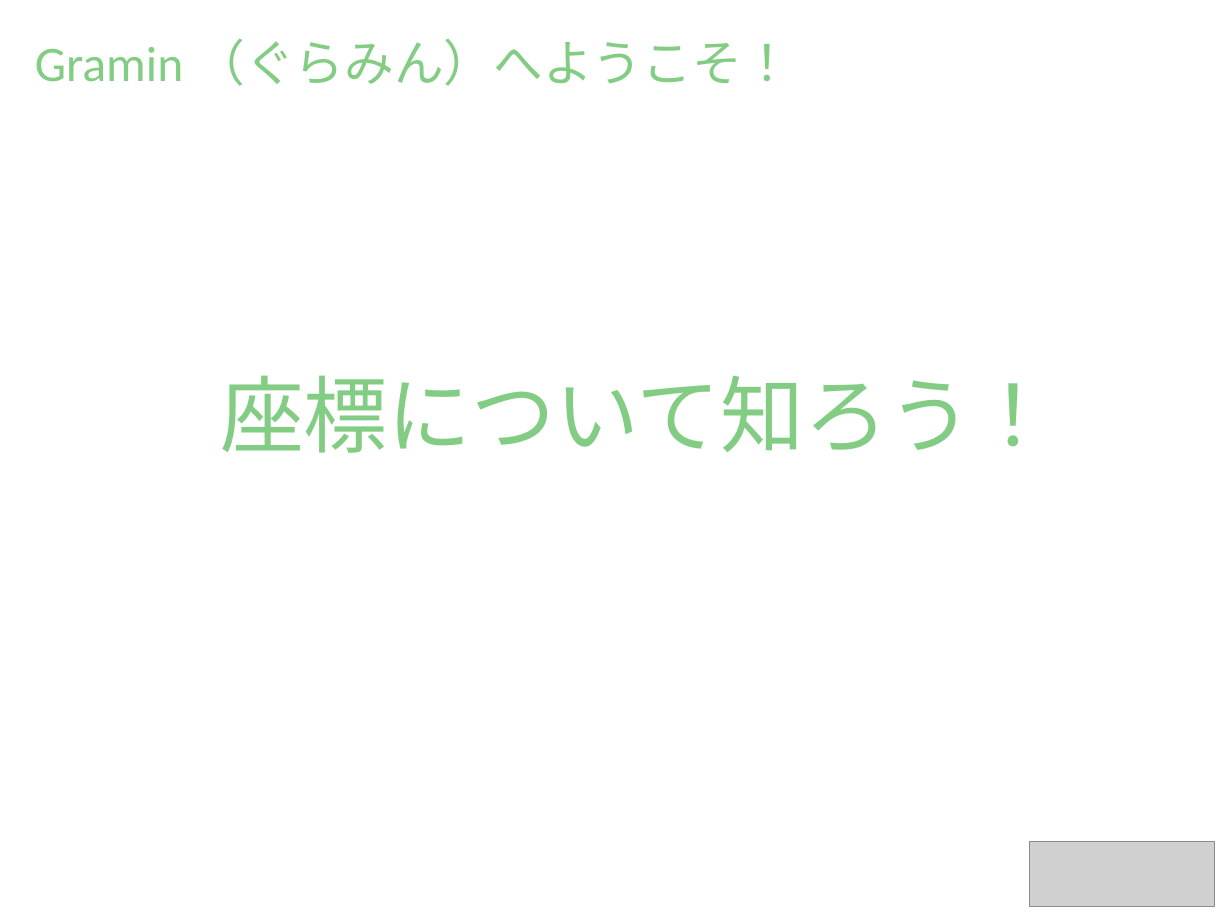
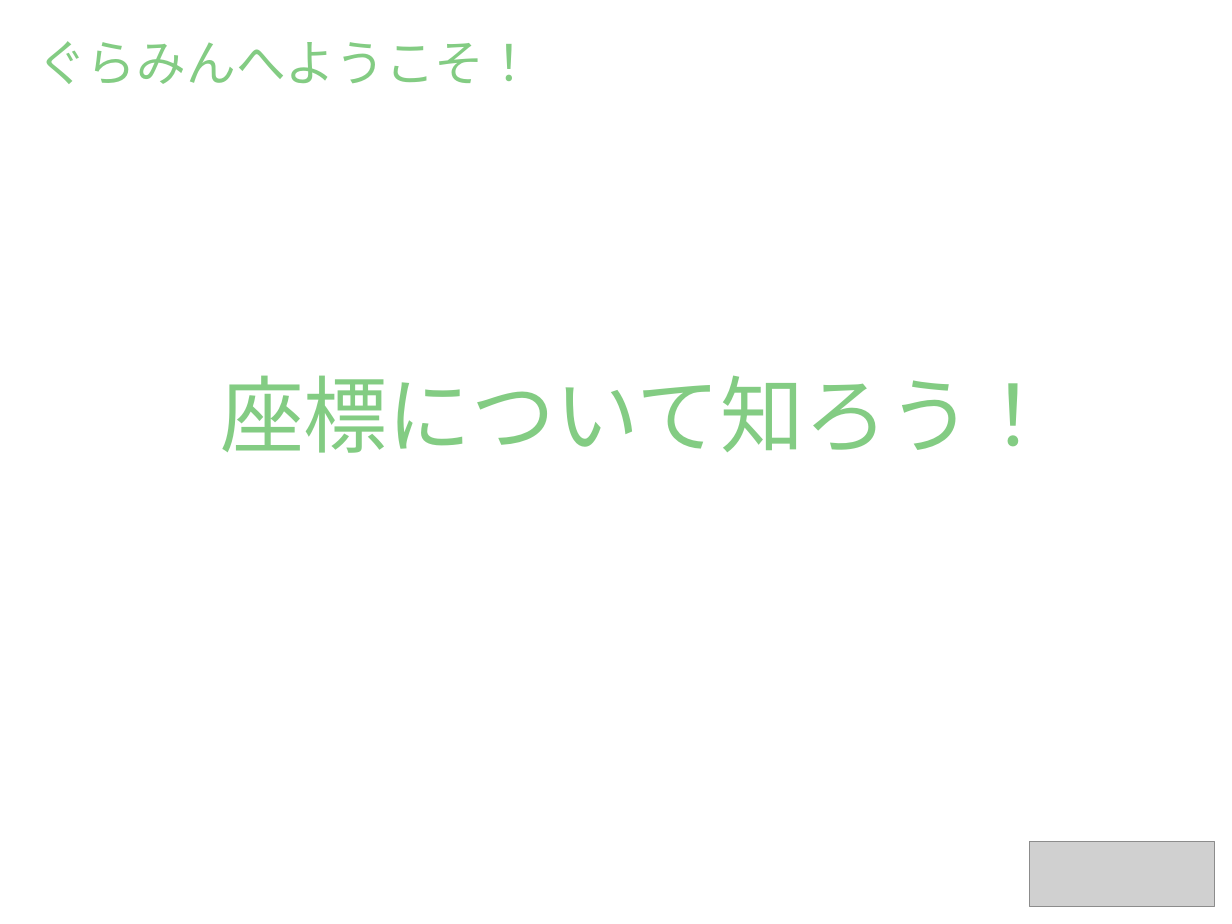
Before and after one commit to gramin-programming/kids-programming-resource, a slide deck: slide 1 of スクラッチクラブ/ヒント/座標について知ろう.odp. Drawn at 1232x924 pixels with LibreOffice and Linux fonts; fonts in the diff are those of the drawing; grey boxes stand for pictures; background and template pictures are left out. Boxes give left, top, right and bottom in pixels: in the first picture for what was removed or moved away, otherwise in the second. Text is boxed around its words. In the diff, an @@ line names an element or a change of style, - is before the commit and + after.

Commit message:
Gramin -> ぐらみん

```diff
--- a/スクラッチクラブ/ヒント/座標について知ろう.odp
+++ b/スクラッチクラブ/ヒント/座標について知ろう.odp
@@ title at bbox=[37, 41, 534, 84]: text changed @@
-Gramin（ぐらみん）へようこそ！
+ぐらみんへようこそ！
```
Also in this commit, not shown: 59 other files.
